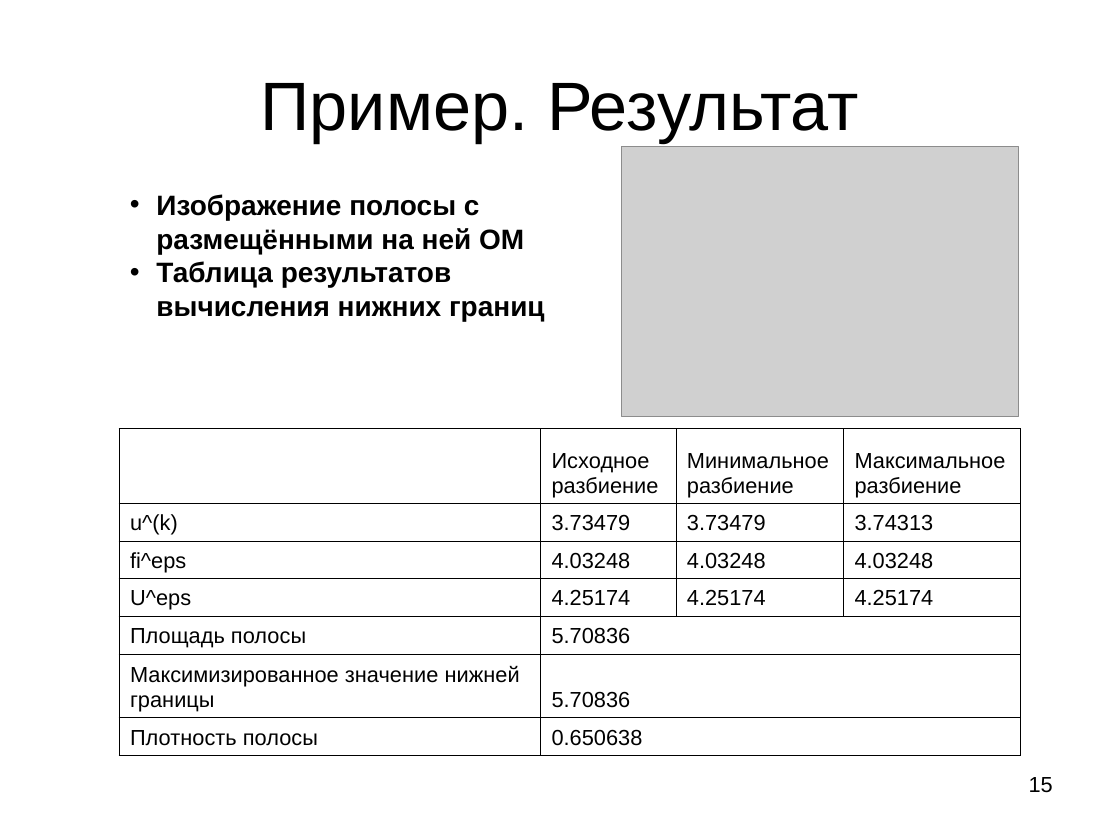
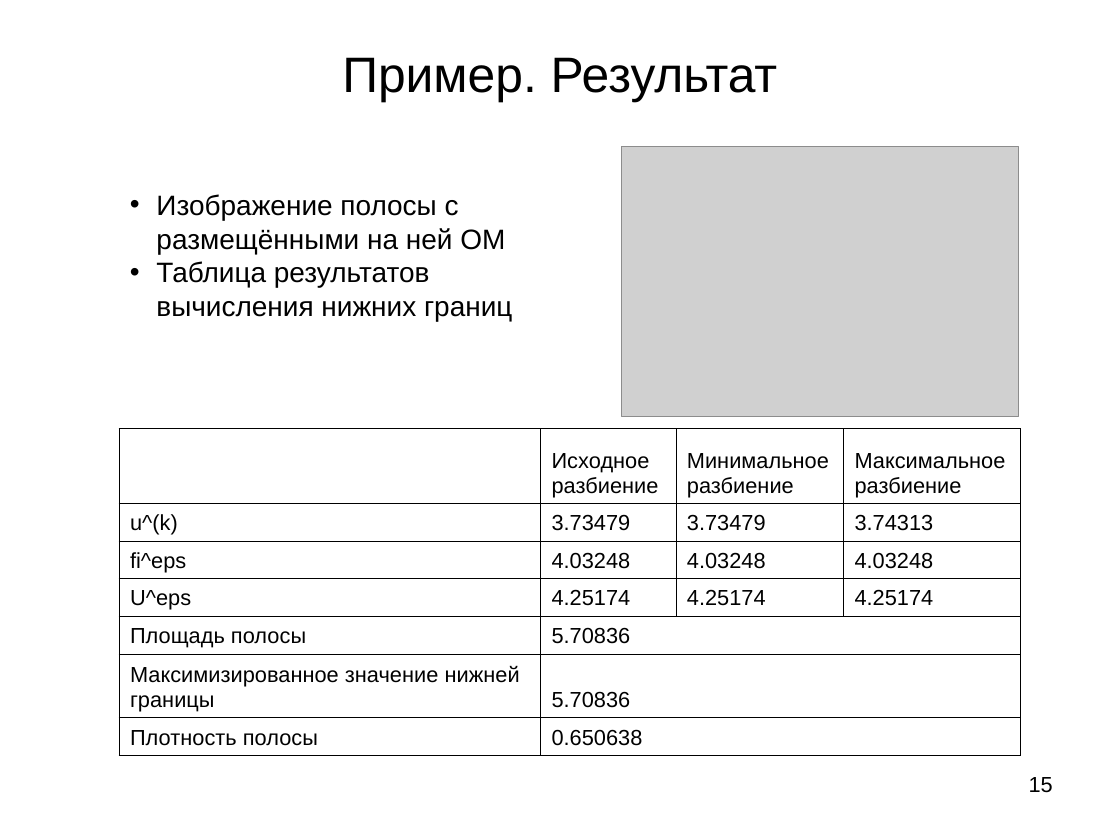
Before and after one commit to zingibertram/thesis-dissertation, a slide deck: slide 15 of Отчёт/Презентация.ppt. Drawn at 1120x840 pixels with LibreOffice and Linux fonts; fonts in the diff are those of the drawing; grey boxes stand for pictures. Boxes give left, top, right and bottom in pixels: in the first picture for what was removed or moved away, otherwise in the second. Text is boxed around its words. In the diff, an @@ line names an element or a change of style, - is before the commit and + after.

```diff
--- a/Отчёт/Презентация.ppt
+++ b/Отчёт/Презентация.ppt
@@ title "Пример. Результат" at box(342, 57, 778, 102): size 44 to 32 pt @@
@@ text "Изображение полосы с размещёнными на ..." at box(156, 194, 512, 321): bold off @@
```
Also in this commit, not shown: 2 other slides changed, 2 slides added, 2 slides removed, 3 other files.
